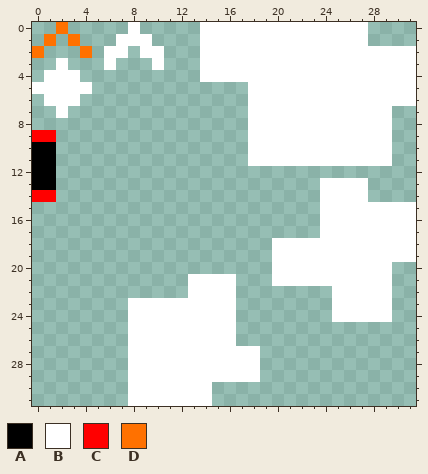
Pixel-art sprite: data/gfx/spritesheet.png. The first picture shows the starting point.
The file is 32x32 pixels.
Palette (. is transparent): A #000000  B #ffffff  C #ff0000  D #ff7100
Pixels before, first column x 0:
 0 ..D.....B.....BBBBBBBBBBBBBB....
 1 .D.D...BBB....BBBBBBBBBBBBBB....
 2 D...D.BB.BB...BBBBBBBBBBBBBBBBBB
 3 ..B...B...B...BBBBBBBBBBBBBBBBBB
 4 .BBB..........BBBBBBBBBBBBBBBBBB
 5 BBBBB.............BBBBBBBBBBBBBB
 6 .BBB..............BBBBBBBBBBBBBB
 7 ..B...............BBBBBBBBBBBB..
 8 ..................BBBBBBBBBBBB..
 9 CC................BBBBBBBBBBBB..
10 AA................BBBBBBBBBBBB..
11 AA................BBBBBBBBBBBB..
12 AA..............................
13 AA......................BBBB....
14 CC......................BBBB....
15 ........................BBBBBBBB
16 ........................BBBBBBBB
17 ........................BBBBBBBB
18 ....................BBBBBBBBBBBB
19 ....................BBBBBBBBBBBB
20 ....................BBBBBBBBBB..
21 .............BBBB...BBBBBBBBBB..
22 .............BBBB........BBBBB..
23 ........BBBBBBBBB........BBBBB..
24 ........BBBBBBBBB........BBBBB..
25 ........BBBBBBBBB...............
26 ........BBBBBBBBB...............
27 ........BBBBBBBBBBB.............
28 ........BBBBBBBBBBB.............
29 ........BBBBBBBBBBB.............
30 ........BBBBBBB.................
31 ........BBBBBBB.................
After the commit:
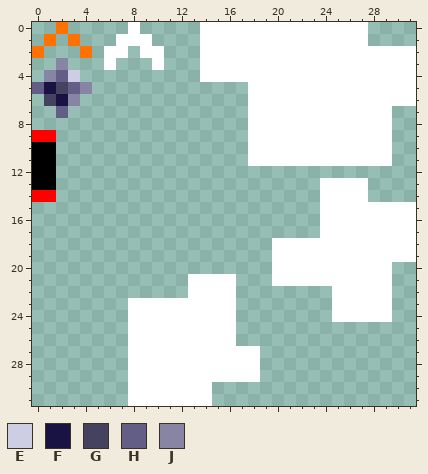
Colours new in this view: E #cdcde4  F #191343  G #45425f  H #625e85  J #8784a4
Change:
The edit turns colour B into colour E in row 4 at x 3.
The edit turns colour B into colour F in row 5 at x 1; in row 6 at x 2.
The edit turns colour B into colour G in row 5 at x 2; in row 6 at x 1.
The edit turns colour B into colour H in row 4 at x 2; in row 5 at x 0 and 3; in row 7 at x 2.
The edit turns colour B into colour J in row 3 at x 2; in row 4 at x 1; in row 5 at x 4; in row 6 at x 3.
